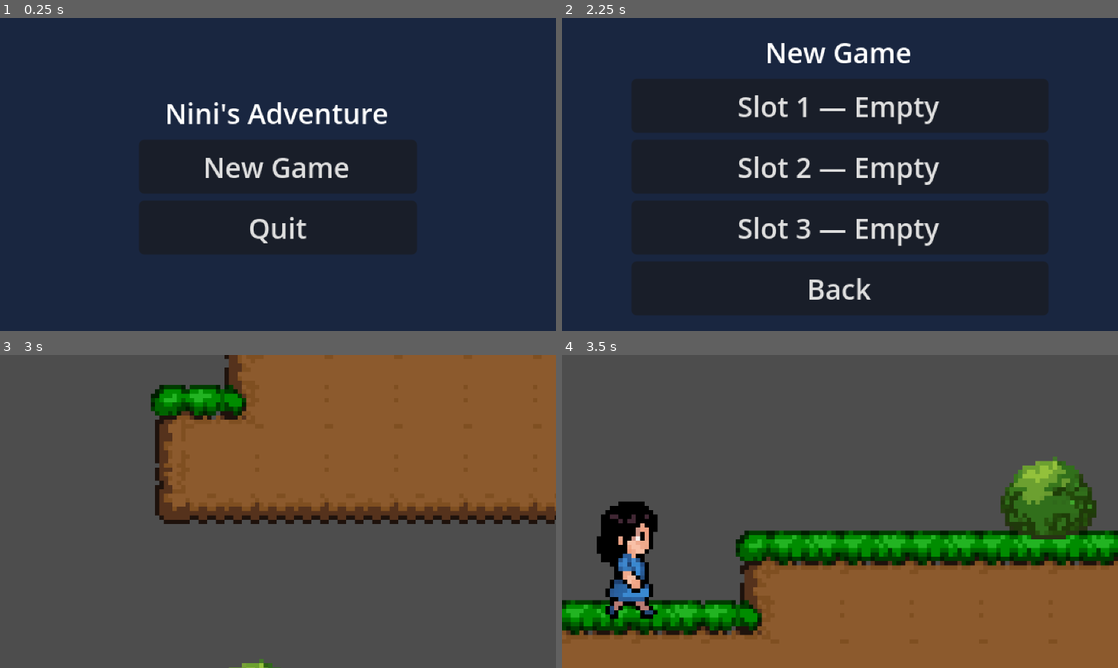
Above: before the commit, frames 1-4 (two rows, left to right).
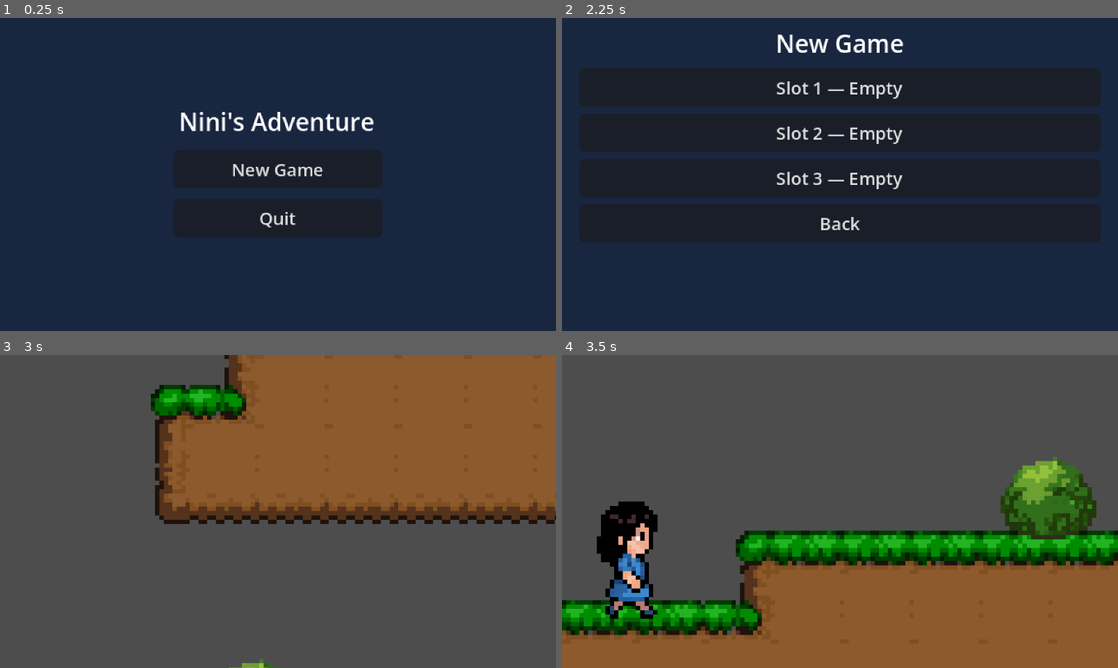
Above: after the commit, the same moments.

Repository: PsyburGai/ninis-adventure
Game: Godot game, scene res://source/scenes/levels/main_menu.tscn
Two runs of this game, one before a commit and one after it. Both use one fixed random seed, a clock stepped at 60 frames per second and the inputs below.
Inputs:
- Up to frame 1 (0.25 s): no input
- Up to frame 2 (2.25 s): click "New Game" at 0.5 s; click "Back" at 1.25 s; click "New Game" at 2 s
- Up to frame 3 (3 s): click "Slot 1 — Empty" at 2.75 s
- Up to frame 4 (3.5 s): no input

The runs differ from the first frame. In frame 1, 2.9% of the frame differs, in the area x 30-70%, y 26-72%; in frame 2, 5.4%, in the area x 31-68%, y 5-90%; in frame 3, nothing differs; in frame 4, nothing differs.

Commit message:
Fix menu sizes - reduce font sizes to fit 320x180 viewport

Diff:
--- a/source/scenes/levels/main_menu.tscn
+++ b/source/scenes/levels/main_menu.tscn
@@ -16,31 +16,39 @@
 color = Color(0.1, 0.15, 0.25, 1)
 
 [node name="VBoxContainer" type="VBoxContainer" parent="."]
-layout_mode = 0
+layout_mode = 1
+anchors_preset = 8
 anchor_left = 0.5
 anchor_top = 0.5
 anchor_right = 0.5
 anchor_bottom = 0.5
-offset_left = -80.0
-offset_top = -70.0
-offset_right = 80.0
-offset_bottom = 70.0
-alignment = 1
+offset_left = -60.0
+offset_top = -40.0
+offset_right = 60.0
+offset_bottom = 40.0
+theme_override_constants/separation = 6
 
 [node name="Title" type="Label" parent="VBoxContainer"]
 layout_mode = 2
+theme_override_font_sizes/font_size = 14
 text = "Nini's Adventure"
 horizontal_alignment = 1
 
 [node name="NewGameButton" type="Button" parent="VBoxContainer"]
 layout_mode = 2
+theme_override_font_sizes/font_size = 10
+custom_minimum_size = Vector2(0, 20)
 text = "New Game"
 
 [node name="ContinueButton" type="Button" parent="VBoxContainer"]
 layout_mode = 2
+theme_override_font_sizes/font_size = 10
+custom_minimum_size = Vector2(0, 20)
 text = "Continue"
 visible = false
 
 [node name="QuitButton" type="Button" parent="VBoxContainer"]
 layout_mode = 2
+theme_override_font_sizes/font_size = 10
+custom_minimum_size = Vector2(0, 20)
 text = "Quit"
--- a/source/scenes/ui/slot_select.tscn
+++ b/source/scenes/ui/slot_select.tscn
@@ -16,49 +16,63 @@
 color = Color(0.1, 0.15, 0.25, 1)
 
 [node name="VBoxContainer" type="VBoxContainer" parent="."]
-layout_mode = 0
-anchor_left = 0.5
-anchor_top = 0.5
-anchor_right = 0.5
-anchor_bottom = 0.5
-offset_left = -120.0
-offset_top = -100.0
-offset_right = 120.0
-offset_bottom = 100.0
-alignment = 1
+layout_mode = 1
+anchors_preset = 15
+anchor_right = 1.0
+anchor_bottom = 1.0
+offset_left = 10.0
+offset_top = 5.0
+offset_right = -10.0
+offset_bottom = -5.0
+theme_override_constants/separation = 4
 
 [node name="Title" type="Label" parent="VBoxContainer"]
 layout_mode = 2
+theme_override_font_sizes/font_size = 14
 text = "Select Slot"
 horizontal_alignment = 1
 
 [node name="Slot1Button" type="Button" parent="VBoxContainer"]
 layout_mode = 2
+theme_override_font_sizes/font_size = 10
+custom_minimum_size = Vector2(0, 20)
 text = "Slot 1 — Empty"
 
 [node name="Slot1Delete" type="Button" parent="VBoxContainer"]
 layout_mode = 2
+theme_override_font_sizes/font_size = 9
+custom_minimum_size = Vector2(0, 16)
 text = "Delete Slot 1"
 visible = false
 
 [node name="Slot2Button" type="Button" parent="VBoxContainer"]
 layout_mode = 2
+theme_override_font_sizes/font_size = 10
+custom_minimum_size = Vector2(0, 20)
 text = "Slot 2 — Empty"
 
 [node name="Slot2Delete" type="Button" parent="VBoxContainer"]
 layout_mode = 2
+theme_override_font_sizes/font_size = 9
+custom_minimum_size = Vector2(0, 16)
 text = "Delete Slot 2"
 visible = false
 
 [node name="Slot3Button" type="Button" parent="VBoxContainer"]
 layout_mode = 2
+theme_override_font_sizes/font_size = 10
+custom_minimum_size = Vector2(0, 20)
 text = "Slot 3 — Empty"
 
 [node name="Slot3Delete" type="Button" parent="VBoxContainer"]
 layout_mode = 2
+theme_override_font_sizes/font_size = 9
+custom_minimum_size = Vector2(0, 16)
 text = "Delete Slot 3"
 visible = false
 
 [node name="BackButton" type="Button" parent="VBoxContainer"]
 layout_mode = 2
+theme_override_font_sizes/font_size = 10
+custom_minimum_size = Vector2(0, 20)
 text = "Back"
